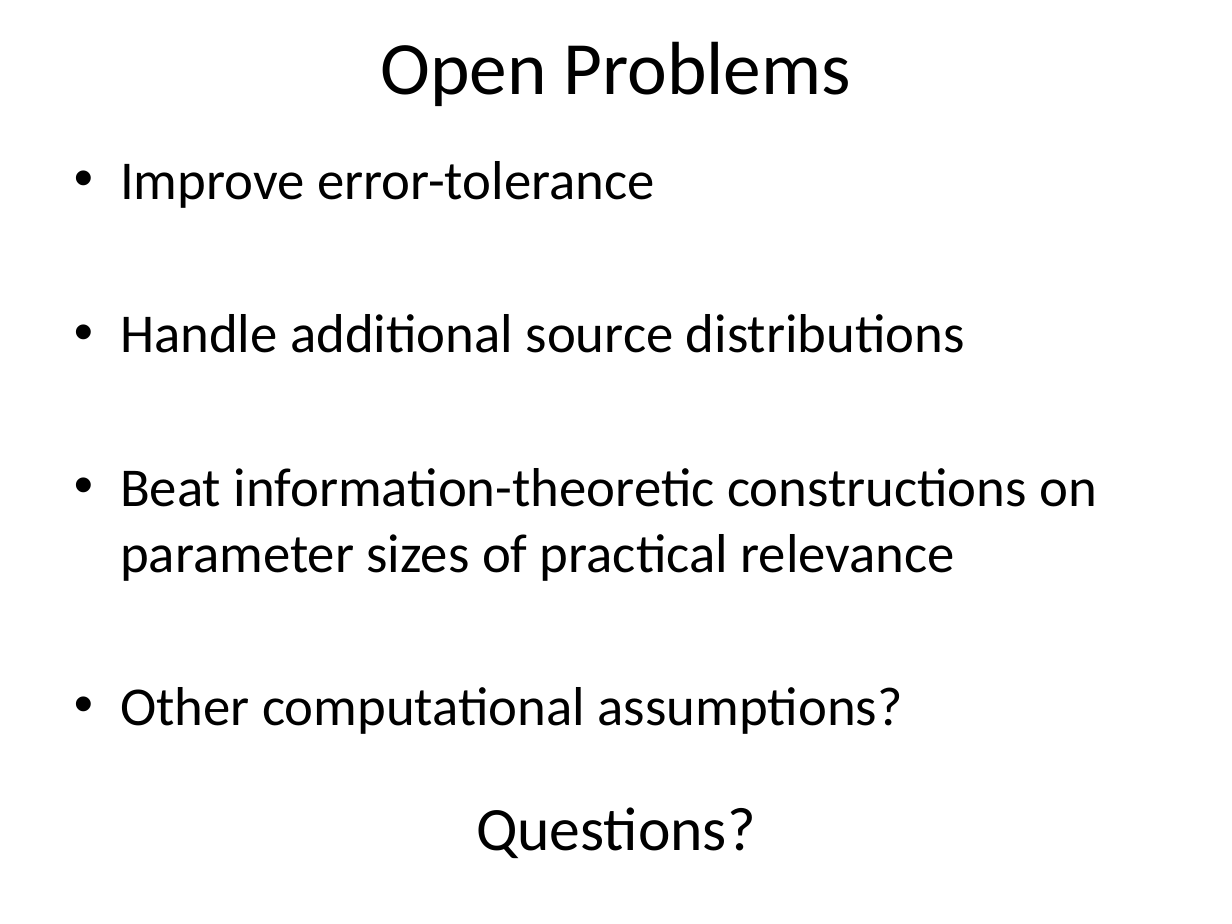
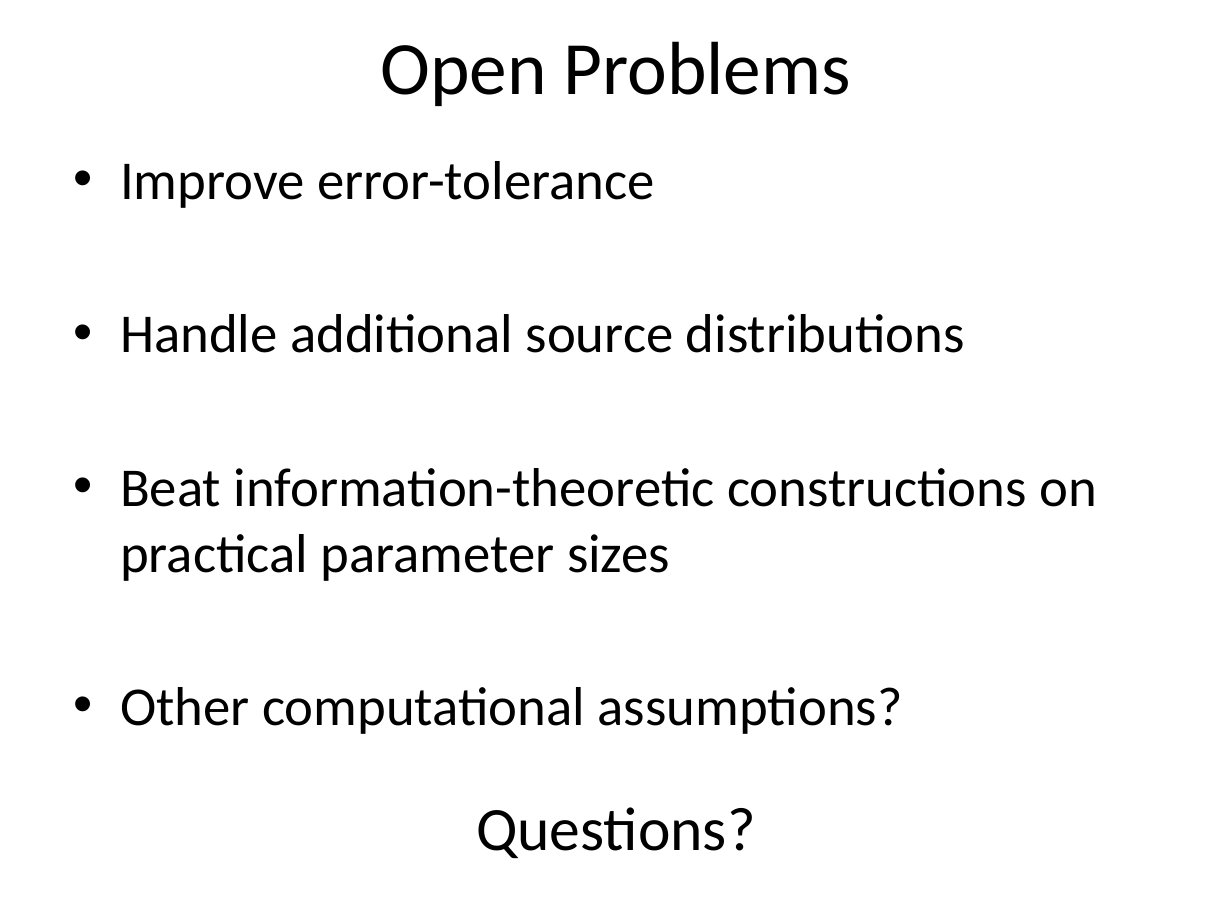
Before and after one commit to xianruimeng/comp-fuzzy-ext, a slide deck: slide 29 of ComputationalFuzzyExtractors-Asiacrypt.pptx. Drawn at 1232x924 pixels with LibreOffice and Linux fonts; fonts in the diff are those of the drawing. Boxes give left, top, right and bottom in pixels: in the first picture for what was removed or moved away, otherwise in the second. Text is boxed around its words. In the diff, an @@ line names an element or a change of style, - is before the commit and + after.

```diff
--- a/ComputationalFuzzyExtractors-Asiacrypt.pptx
+++ b/ComputationalFuzzyExtractors-Asiacrypt.pptx
@@ text at (120, 468, 1097, 581): text changed @@
-• Beat information-theoretic constructions on parameter sizes of practical relevance
+• Beat information-theoretic constructions on practical parameter sizes
```
Also in this commit, not shown: 11 other slides changed.
